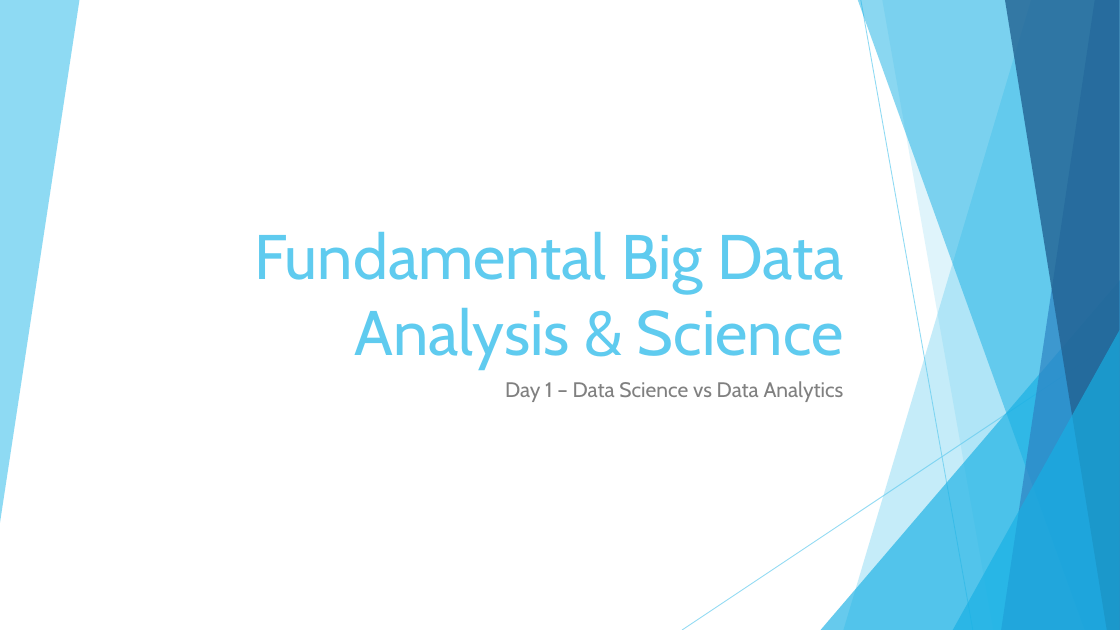
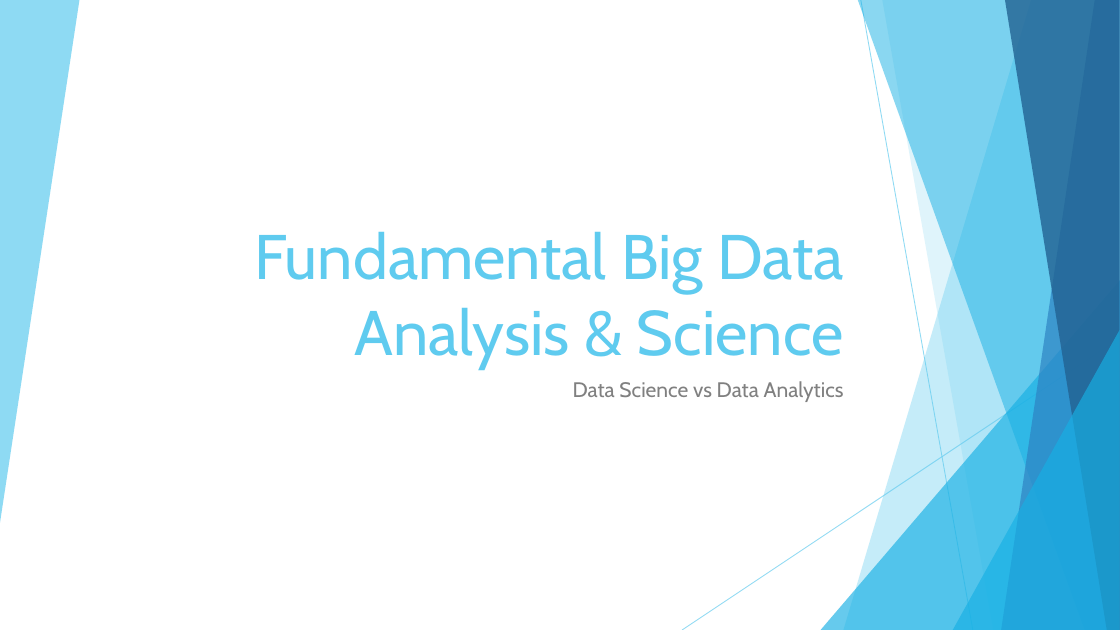
Before and after one commit to atos-datascience/data-analytics-and-science, a slide deck: slide 1 of presentations/Fundamental Big Data Analysis & Science - Data science vs Data analytics.pptx. Drawn at 1120x630 pixels with LibreOffice and Linux fonts; fonts in the diff are those of the drawing. Boxes give left, top, right and bottom in pixels: in the first picture for what was removed or moved away, otherwise in the second. Text is boxed around its words. In the diff, an @@ line names an element or a change of style, - is before the commit and + after.

```diff
--- a/presentations/Fundamental Big Data Analysis & Science - Data science vs Data analytics.pptx
+++ b/presentations/Fundamental Big Data Analysis & Science - Data science vs Data analytics.pptx
@@ subtitle at [573, 381, 844, 402]: text changed @@
-Day 1 – Data Science vs Data Analytics
+Data Science vs Data Analytics
```
Also in this commit, not shown: 1 other slide changed, 2 other files.
